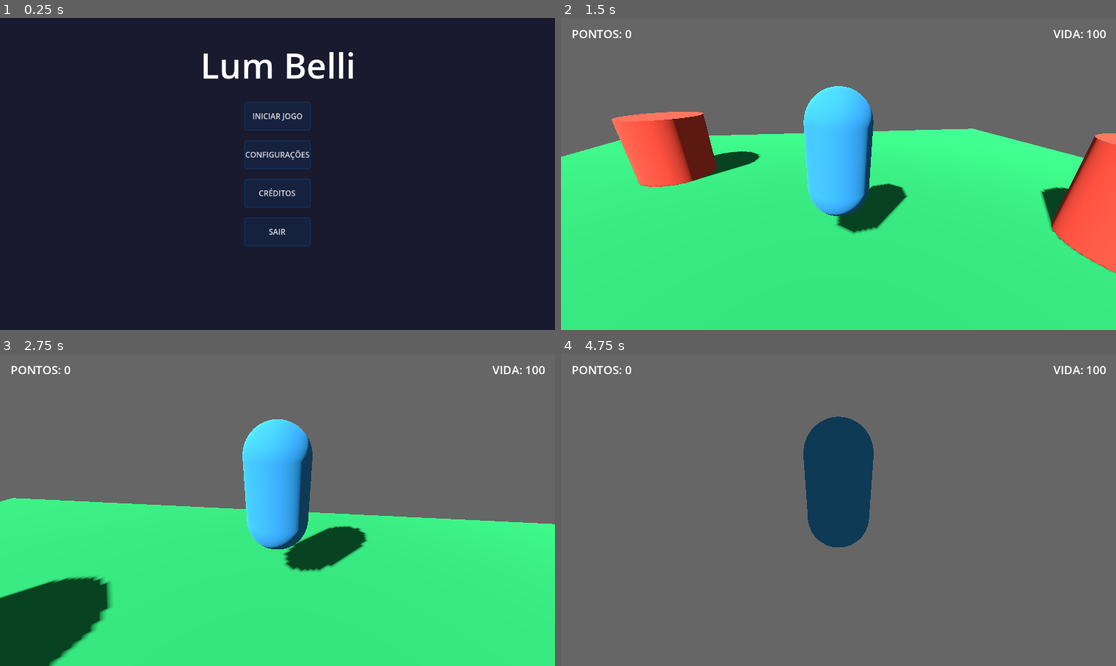
Above: before the commit, frames 1-4 (two rows, left to right).
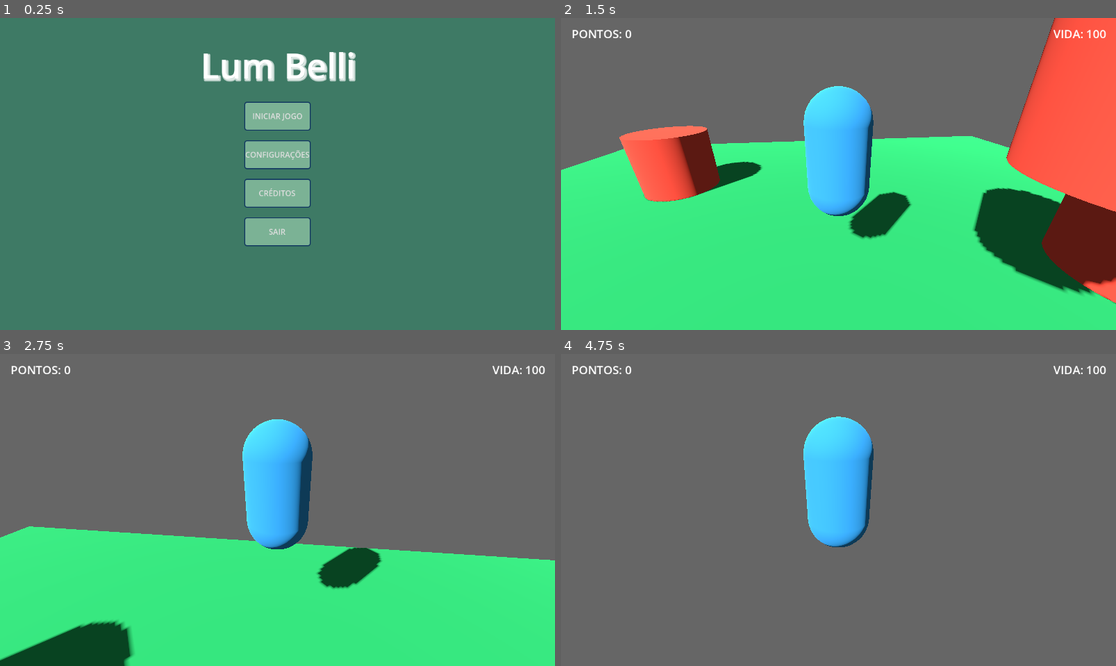
Above: after the commit, the same moments.

Repository: Jhonathan324/Lum-Belli
Game: Godot game, scene res://scenes/MainMenu.tscn
Two runs of this game, one before a commit and one after it. Both use one fixed random seed, a clock stepped at 60 frames per second and the inputs below.
Inputs (mouse positions are in pixels of both pictures, inside the frame that each line leads up to):
- Up to frame 1 (0.25 s): no input
- Up to frame 2 (1.5 s): click "INICIAR JOGO" at 0.5 s; tap Enter at 1.25 s; move the mouse to (866, 174) at 1.27 s; hold W (move_forward) from 1.28 s (still down); tap Space (jump) at 1.35 s
- Up to frame 3 (2.75 s): keep holding W (move_forward); tap Space (jump) at 1.52, 1.82, 2.1, 2.27, 2.57 s; move the mouse to (249, 510) at 2.02 s
- Up to frame 4 (4.75 s): keep holding W (move_forward); move the mouse to (849, 503) at 2.77 s; tap Space (jump) at 2.85, 3.6, 3.77, 4.07, 4.25, 4.35, 4.52 s; move the mouse to (832, 516) at 3.52 s; move the mouse to (877, 513) at 4.27 s

The runs differ from the first frame. In frame 1, 99% of the frame differs, in the area x 0-100%, y 0-100%; in frame 2, 19%; in frame 3, 16%; in frame 4, 4.2%.

Commit message:
Add files via upload

Diff:
--- a/scenes/MainMenu.tscn
+++ b/scenes/MainMenu.tscn
@@ -4,7 +4,7 @@
 [ext_resource type="Script" uid="uid://oyo638janpsd" path="res://script/main_menu.gd" id="2_0ykhv"]
 
 [sub_resource type="StyleBoxFlat" id="StyleBoxFlat_yqorp"]
-bg_color = Color(0.08627451, 0.12941177, 0.24313726, 1)
+bg_color = Color(0.48382348, 0.69894946, 0.5840993, 1)
 border_width_left = 2
 border_width_top = 2
 border_width_right = 2
@@ -40,7 +40,7 @@
 anchor_bottom = 1.0
 grow_horizontal = 2
 grow_vertical = 2
-color = Color(0.101960786, 0.101960786, 0.18039216, 1)
+color = Color(0.24397285, 0.4768661, 0.39787674, 1)
 
 [node name="Titulo" type="Label" parent="."]
 layout_mode = 0
@@ -49,6 +49,10 @@
 offset_right = 738.0
 offset_bottom = 148.0
 theme_override_colors/font_color = Color(1, 1, 1, 1)
+theme_override_colors/font_shadow_color = Color(1, 1, 1, 0.6392157)
+theme_override_constants/shadow_offset_x = 3
+theme_override_constants/shadow_offset_y = 3
+theme_override_constants/shadow_outline_size = 10
 theme_override_font_sizes/font_size = 72
 text = "Lum Belli"
 horizontal_alignment = 1
--- a/scenes/levels/Level1_3D.tscn
+++ b/scenes/levels/Level1_3D.tscn
@@ -95,6 +95,15 @@
 [node name="CollisionShape3D" type="CollisionShape3D" parent="Obstacle3"]
 shape = SubResource("CylinderShape3D_mwb4s")
 
+[node name="Obstacle4" type="StaticBody3D" parent="."]
+transform = Transform3D(1, 0, 0, 0, 1, 0, 0, 0, 1, 2.5433335, 3.5228093, 0.82691336)
+
+[node name="MeshInstance3D" type="MeshInstance3D" parent="Obstacle4"]
+mesh = SubResource("CylinderMesh_1iovf")
+
+[node name="CollisionShape3D" type="CollisionShape3D" parent="Obstacle4"]
+shape = SubResource("CylinderShape3D_mwb4s")
+
 [node name="UILayer" type="CanvasLayer" parent="."]
 
 [node name="HUD3D" parent="UILayer" instance=ExtResource("2_3rcmi")]
--- a/script/Player3D.gd
+++ b/script/Player3D.gd
@@ -1,7 +1,7 @@
 extends CharacterBody3D
 
 @export var speed = 5.0
-@export var jump_velocity = 4.5
+@export var jump_velocity = 8
 @export var mouse_sensitivity = 0.002
 
 var gravity = ProjectSettings.get_setting("physics/3d/default_gravity")
